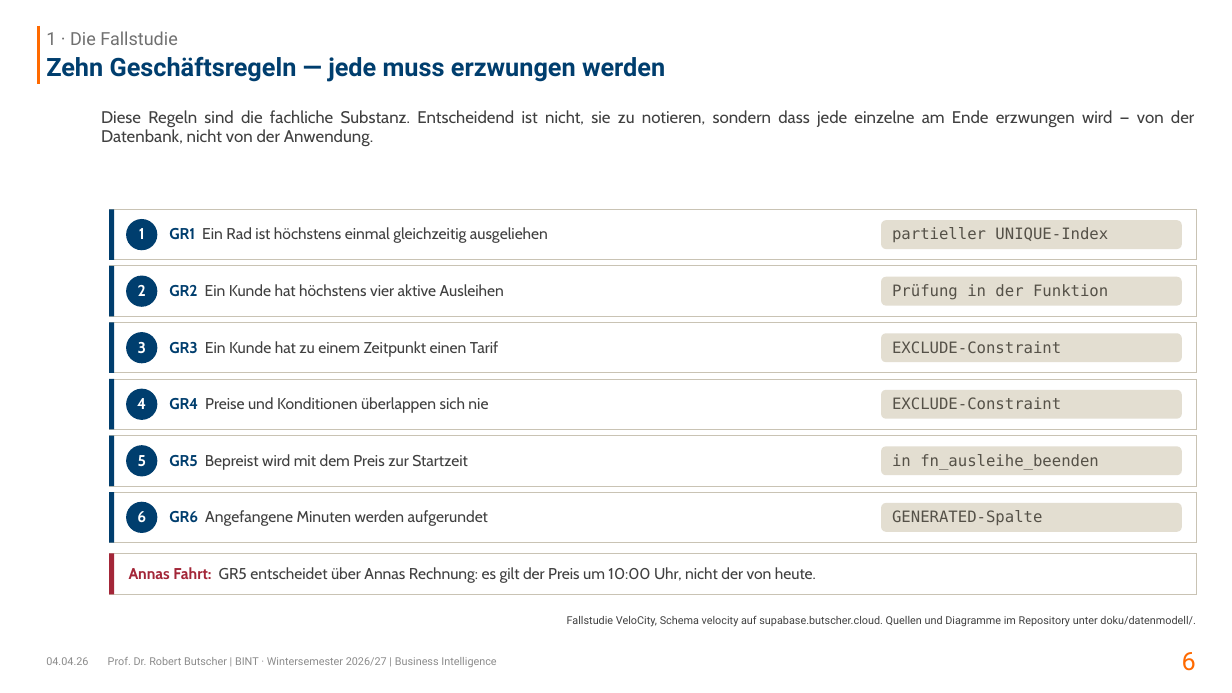
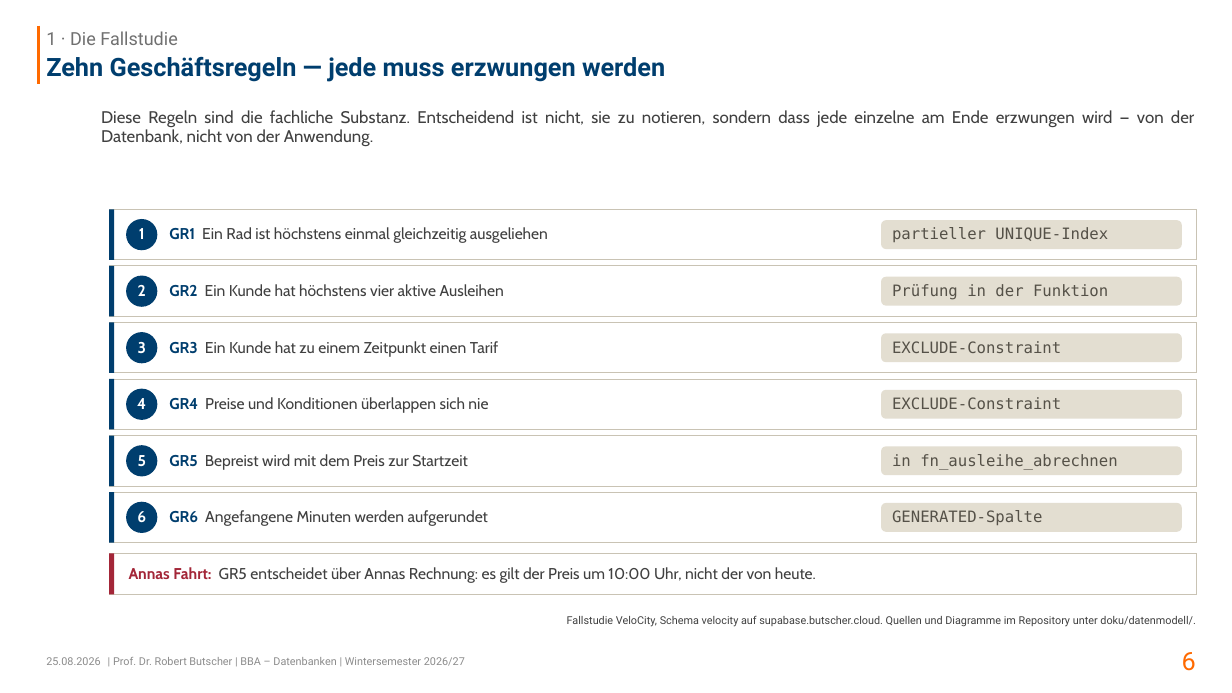
Before and after one commit to swrobuts/velocity-fallstudie, a slide deck: slide 6 of slides/velocity-datenbankentwurf.pptx. Drawn at 1232x693 pixels with LibreOffice and Linux fonts; fonts in the diff are those of the drawing. Boxes give left, top, right and bottom in pixels: in the first picture for what was removed or moved away, otherwise in the second. Text is boxed around its words. In the diff, an @@ line names an element or a change of style, - is before the commit and + after.

```diff
--- a/slides/velocity-datenbankentwurf.pptx
+++ b/slides/velocity-datenbankentwurf.pptx
@@ text in rounded rectangle at (x1=892, y1=454, x2=1117, y2=470): text changed @@
-in fn_ausleihe_beenden
+in fn_ausleihe_abrechnen
@@ text at (x1=46, y1=657, x2=100, y2=665): text changed @@
-04.04.26
+25.08.2026
@@ text at (x1=113, y1=657, x2=465, y2=666): text changed @@
-Prof. Dr. Robert Butscher | BINT · Wintersemester 2026/27 | Business Intelligence
+| Prof. Dr. Robert Butscher | BBA – Datenbanken | Wintersemester 2026/27
```
Also in this commit, not shown: 42 other slides changed, 4 other files.
